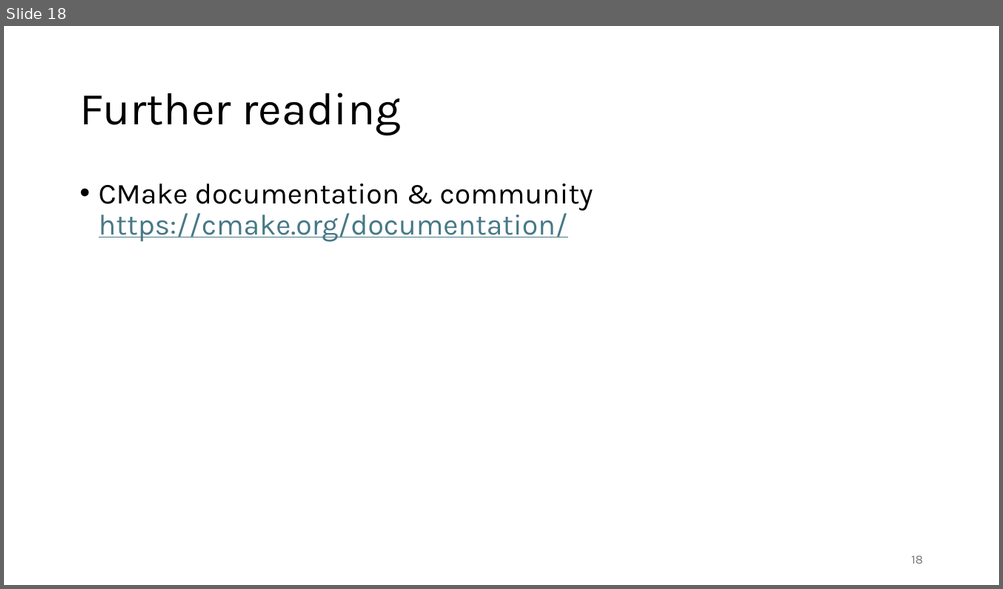
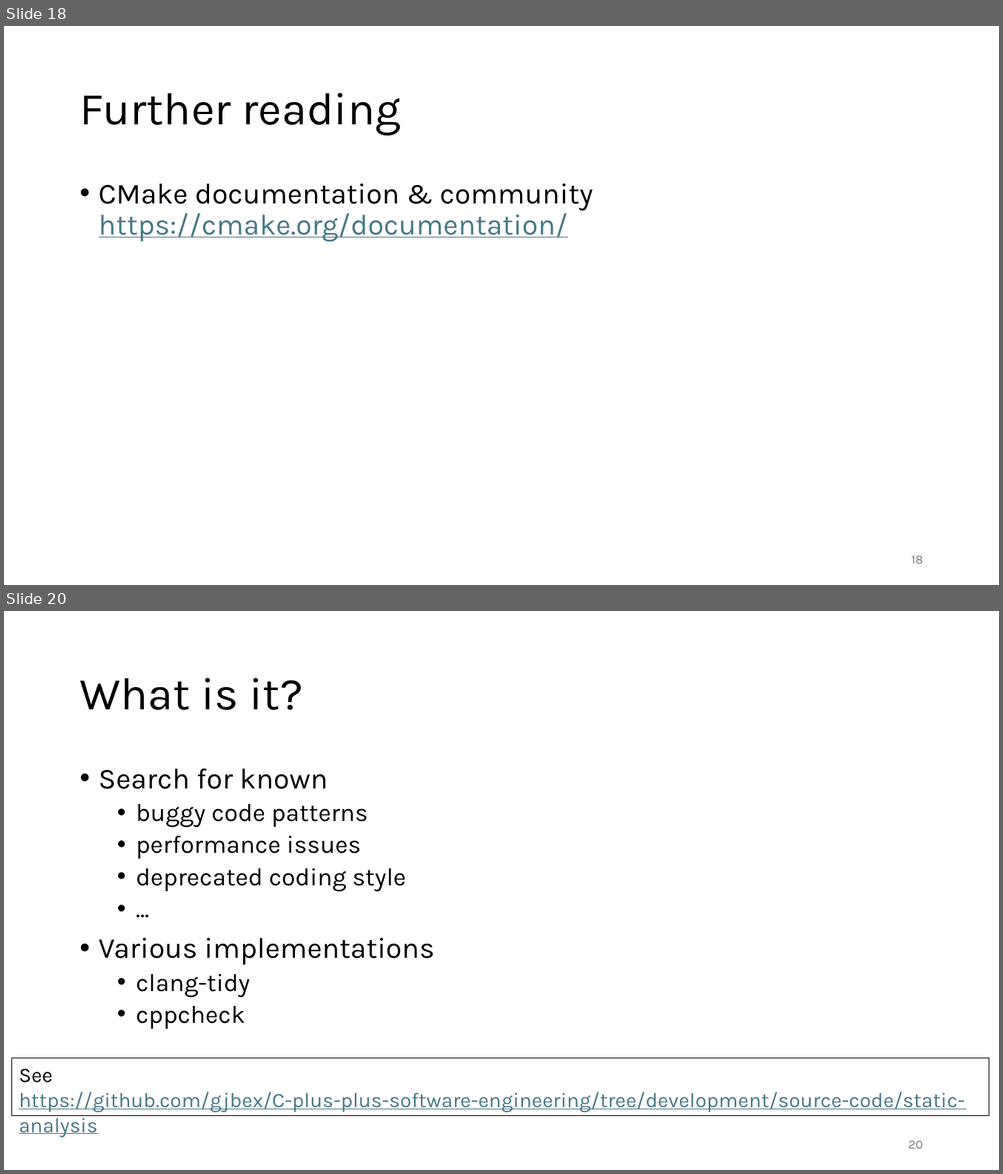
Before and after one commit to gjbex/C-plus-plus-software-engineering, a slide deck: cpp_software_engineering.pptx. Shown one above the other, each under a label of ours: slide 18 before the commit, slides 18 and 20 after it; the slides between them are not shown. The pictures are 1003x589 and 1003x1174 pixels, drawn with LibreOffice and Linux fonts; fonts in the diff are those of the drawing. Boxes give left, top, right and bottom in pixels: in the first picture for what was removed or moved away, otherwise in the second. Text is boxed around its words. In the diff, an @@ line names an element or a change of style, - is before the commit and + after.

Commit message:
Add sections on static analysis, testing

```diff
--- a/cpp_software_engineering.pptx
+++ b/cpp_software_engineering.pptx
@@ slide 20 added at (4, 611, 999, 1170), background #FFFFFF @@
@@ title added at (79, 678, 303, 710), 44 pt, text #000000 @@
+What is it?
@@ text added at (99, 769, 435, 1029), 24 pt, text #000000 @@
+• Search for known
+  • buggy code patterns
+  • performance issues
+  • deprecated coding style
+  • ...
+• Various implementations
+  • clang-tidy
+  • cppcheck
@@ rectangle added at (11, 1059, 989, 1116), outline #000000 0.75 pt, 20 pt, text #467886, underline @@
+See
+https://github.com/gjbex/C-plus-plus-software-engineering/tree/development/source-code/static-analysis
@@ page number added at (908, 1141, 923, 1149), 12 pt, text #797979 @@
+20
```
Also in this commit, not shown: 9 other slides added.
